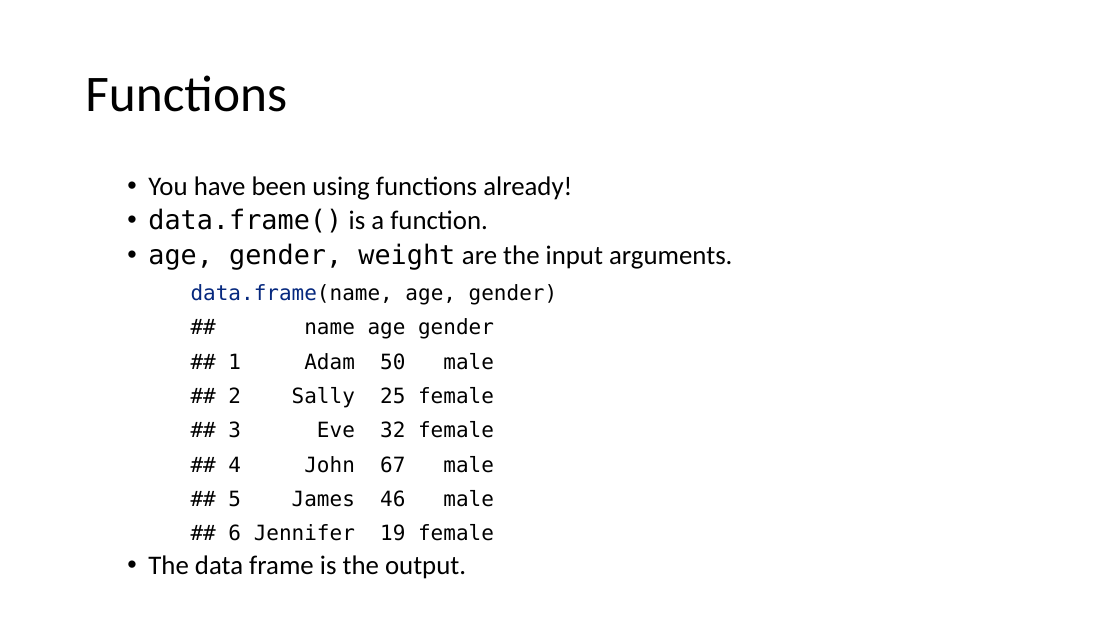
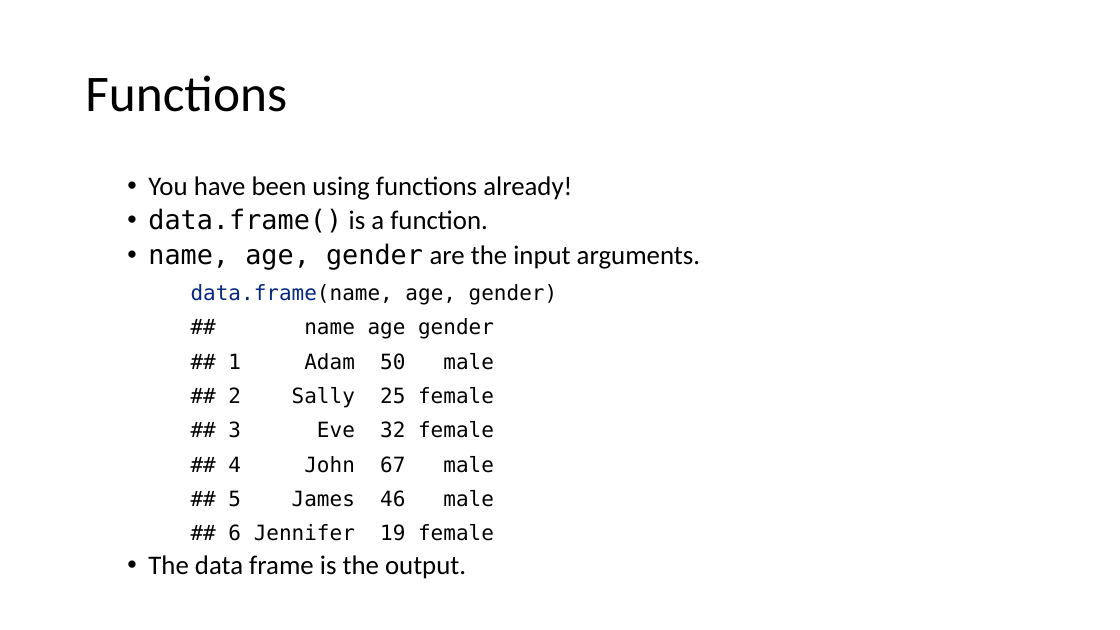
Before and after one commit to ClinicianCoders/ClinicianCoders, a slide deck: slide 43 of Workshops/Workshop1.pptx. Drawn at 1120x630 pixels with LibreOffice and Linux fonts; fonts in the diff are those of the drawing. Boxes give left, top, right and bottom in pixels: in the first picture for what was removed or moved away, otherwise in the second. Text is boxed around its words. In the diff, an @@ line names an element or a change of style, - is before the commit and + after.

Commit message:
Reference the correct set of arguments in example
The code example refers to "name, age, gender" whereas the text content
referred to "age, gender, weight". This fixes the text content to match
the code example.

```diff
--- a/Workshops/Workshop1.pptx
+++ b/Workshops/Workshop1.pptx
@@ text at [148, 243, 700, 270]: text changed @@
-  • age, gender, weight are the input arguments.
+  • name, age, gender are the input arguments.
```
Also in this commit, not shown: 1 other file.
